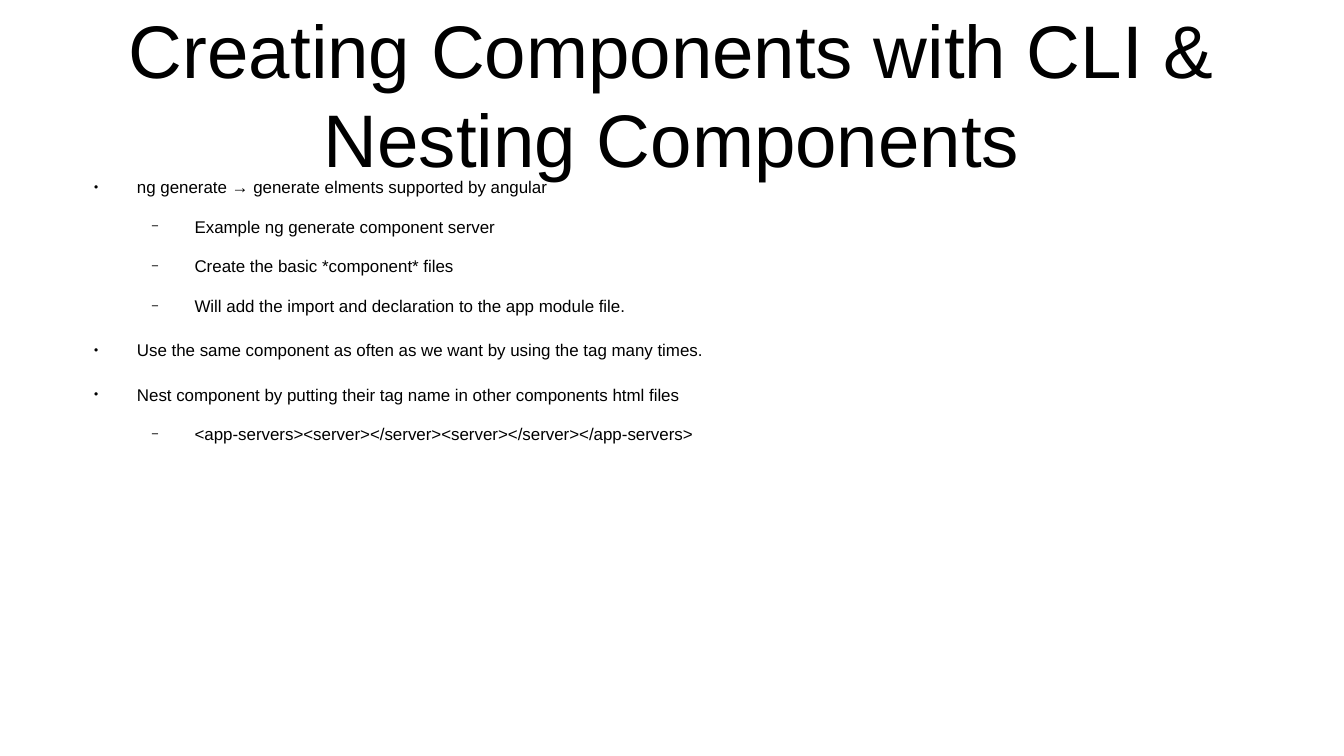
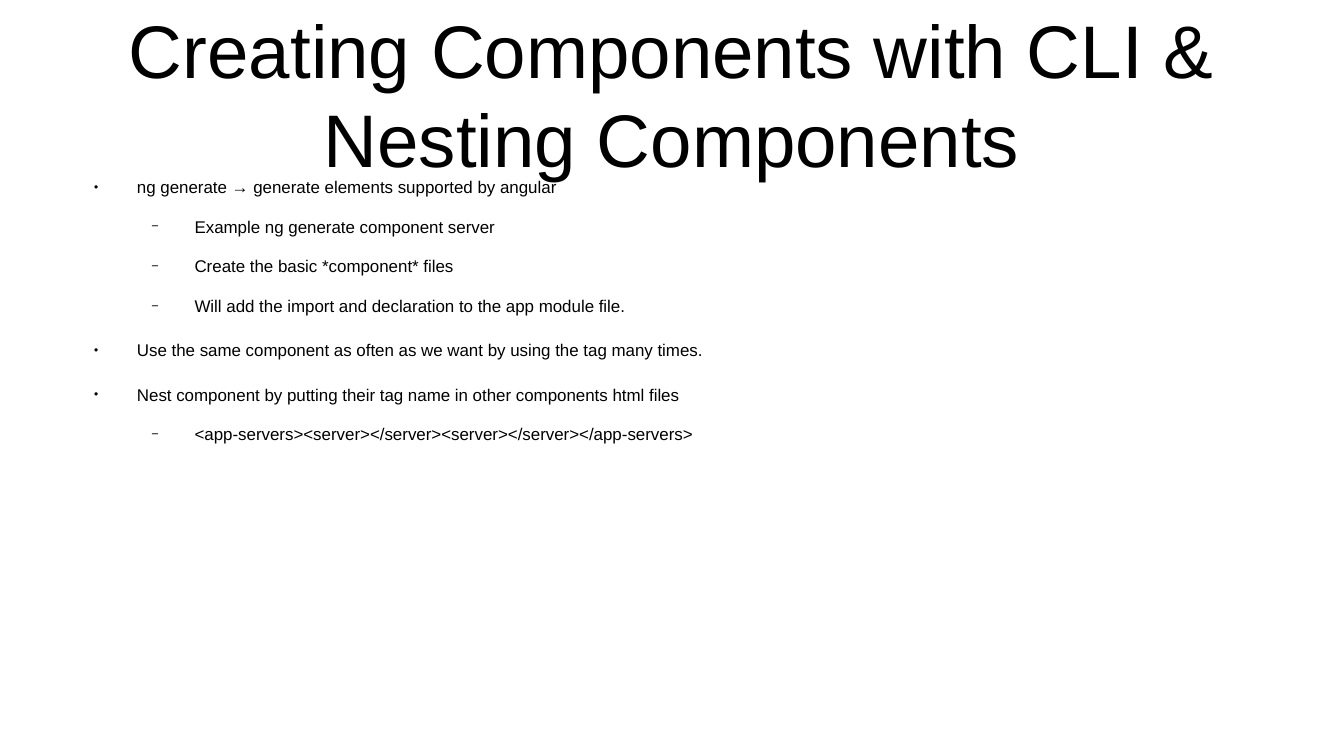
Before and after one commit to CharlesStockman/notesFromCourses, a slide deck: slide 18 of javascript/frameworks/angular/Angular 6 ( formerly Angular 2) -- The Complete Guide.odp. Drawn at 1344x756 pixels with LibreOffice and Linux fonts; fonts in the diff are those of the drawing. Boxes give left, top, right and bottom in pixels: in the first picture for what was removed or moved away, otherwise in the second. Text is boxed around its words. In the diff, an @@ line names an element or a change of style, - is before the commit and + after.

```diff
--- a/javascript/frameworks/angular/Angular 6 ( formerly Angular 2) -- The Complete Guide.odp
+++ b/javascript/frameworks/angular/Angular 6 ( formerly Angular 2) -- The Complete Guide.odp
@@ text at (137, 179, 556, 197): text changed @@
-● ng generate → generate elments supported by angular
+● ng generate → generate elements supported by angular
```
Also in this commit, not shown: 7 other slides changed, 13 slides added, 55 other files.
